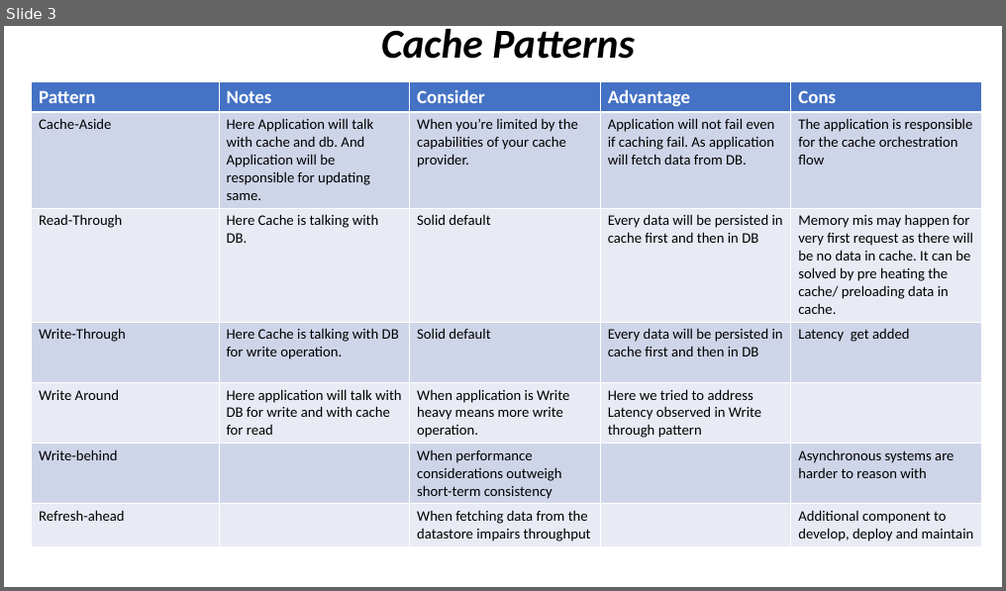
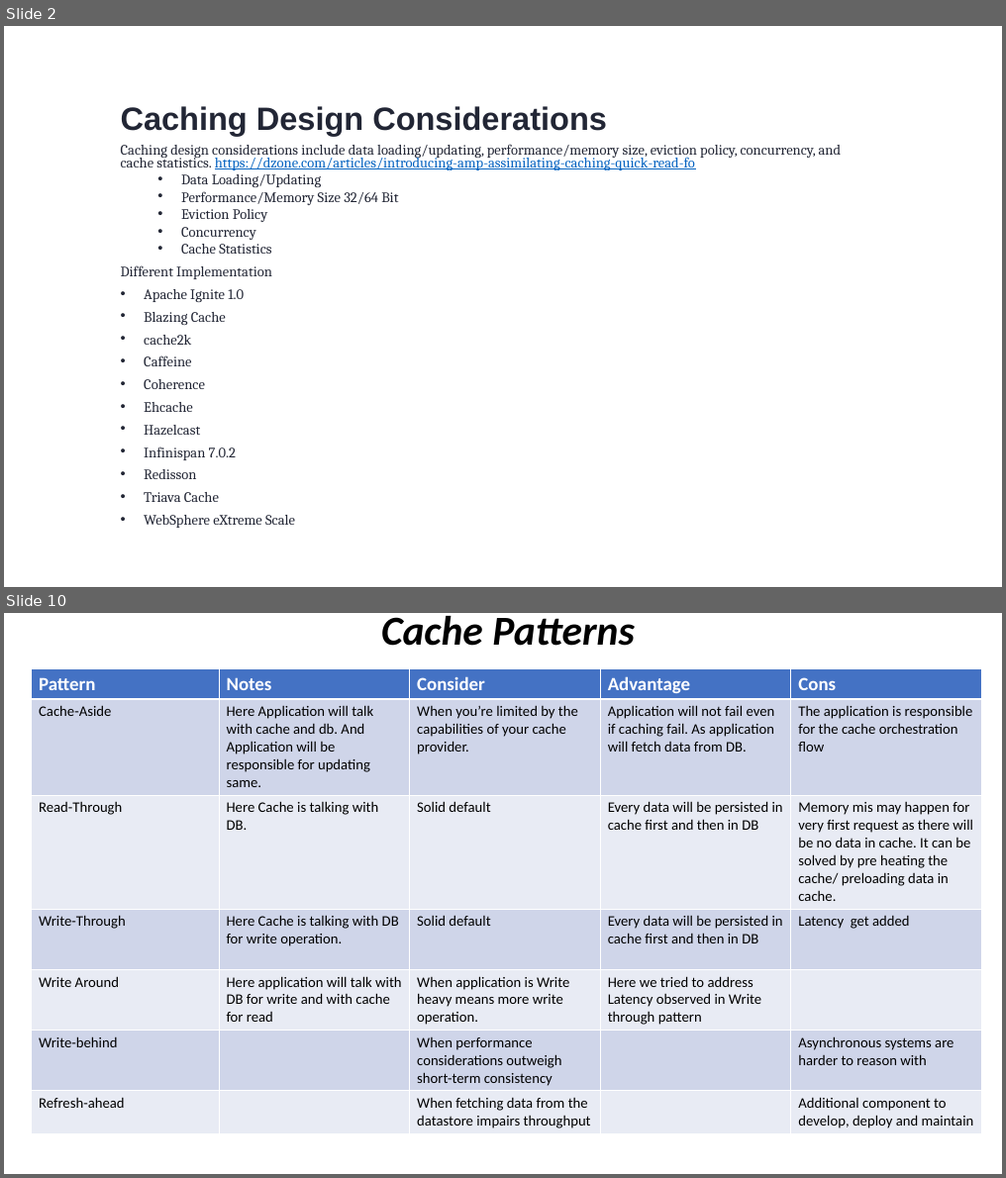
Before and after one commit to bhogemukesh/Documents, a slide deck: Caching_Patterns.pptx. Shown one above the other, each under a label of ours: slide 3 before the commit, slides 2 and 10 after it; the slides between them are not shown. The pictures are 1006x591 and 1006x1178 pixels, drawn with LibreOffice and Linux fonts; fonts in the diff are those of the drawing. Boxes give left, top, right and bottom in pixels: in the first picture for what was removed or moved away, otherwise in the second. Text is boxed around its words. In the diff, an @@ line names an element or a change of style, - is before the commit and + after.

```diff
--- a/Caching_Patterns.pptx
+++ b/Caching_Patterns.pptx
@@ slide 2 added at (x1=4, y1=26, x2=1002, y2=587), background #FFFFFF @@
@@ subtitle added at (x1=121, y1=106, x2=842, y2=528), 13.9 pt, text #222635 @@
+Caching Design Considerations
+Caching design considerations include data loading/updating, performance/memory size, eviction policy, concurrency, and cache statistics. https://dzone.com/articles/introducing-amp-assimilating-caching-quick-read-fo
+  • Data Loading/Updating
+  • Performance/Memory Size 32/64 Bit
+  • Eviction Policy
+  • Concurrency
+  • Cache Statistics
+Different Implementation
+• Apache Ignite 1.0
+• Blazing Cache
+• cache2k
+• Caffeine
+• Coherence
+• Ehcache
+• Hazelcast
+• Infinispan 7.0.2
+• Redisson
+• Triava Cache
+• WebSphere eXtreme Scale
@@ what was slide 3 is now slide 10 @@
```
Also in this commit, not shown: 9 other slides added, 2 slides removed.
